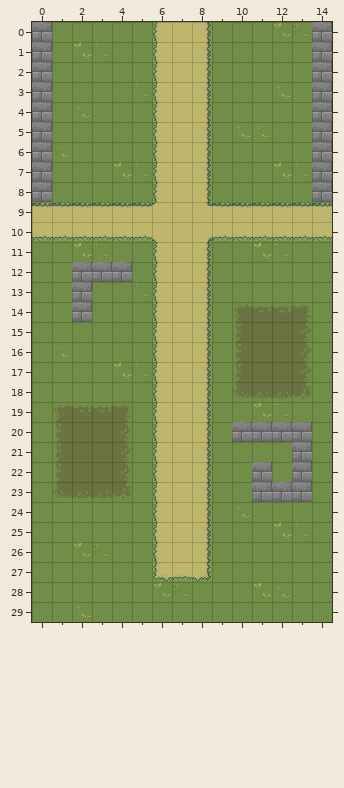
Two versions of a level (Tiled map, assets/maps/map2.tmx). Above is the file before it was changed.
Cells are 32x32 px. Shown: x 0..14, y 0..29.
Now the later version:
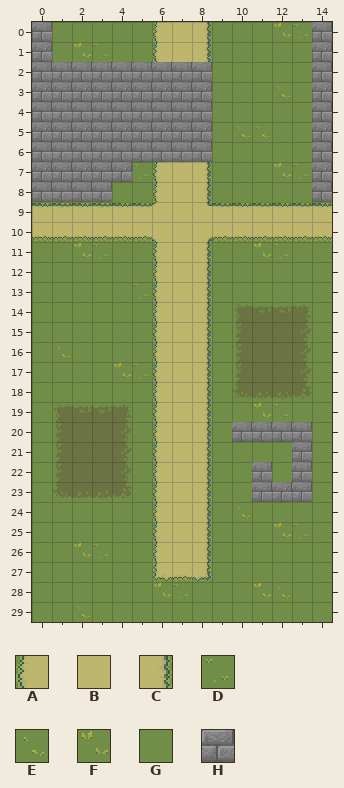
Key: from "TilesetFloor": A 11, B 12, C 13; from "grass": D 2, E 3, F 7, G 9; from "stonebrick": H 0.
_ is an empty cell.
What changed:
Layer "map2":
The edit turns tile H into tile G in row 12 at x 2 to 4; in rows 13 to 14 at x 2.
The edit turns tile A into tile H in rows 2 to 6 at x 6.
The edit turns tile B into tile H in rows 2 to 6 at x 7.
The edit turns tile C into tile H in rows 2 to 6 at x 8.
The edit turns tile D into tile H in row 3 at x 5.
The edit turns tile E into tile H in row 4 at x 2; in row 6 at x 1.
The edit turns tile F into tile H in row 7 at x 4.
The edit turns tile G into tile H in row 2 at x 1 to 5; in row 3 at x 1 to 4; in row 4 at x 1 and 3 to 5; in row 5 at x 1 to 5; in row 6 at x 2 to 5; in rows 7 to 8 at x 1 to 3.
Pixel boxes of the changes (left, top, right, bottom) in both pictures:
changed: (52, 62, 212, 202)
changed: (72, 262, 132, 322)
